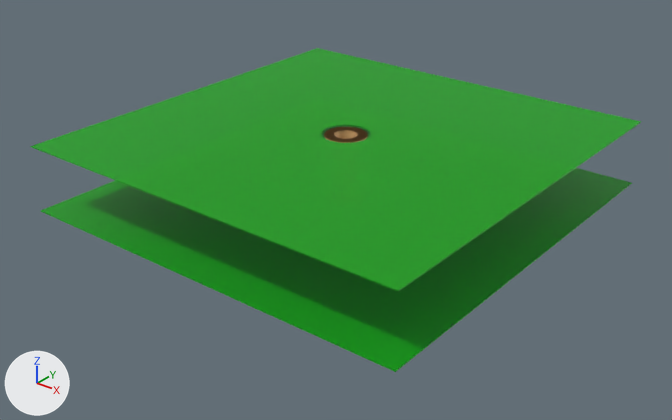
One commit to the glTF model tests/via/build/PTH_Test_Board/board.glb: the scene before it, then after it.
Rendered twice from a camera (50 mm lens) standing at (0.01737, -0.02083, 0.00936) and looking at (0.0051, -0.0055, -0.00015). Arrows for +X, +Y and +Z are at lower left; the lights stay in place. The picture after the commit comes second.

The older version as bpy lines, for what is in view:
```python
me_bare_via_tube_2 = bpy.data.meshes.new('Bare_Via_Tube_2')
me_bare_via_tube_2.from_pydata(...)  # 384 vertices, 512 faces; spans x 0.0045..0.0055, y -0.0055..-0.0045, z 0.0..0.00157
me_bare_via_tube_2.materials.append(mat_viacopper)  # beige #ddb37c
me_substrate_layer_0_z0 = bpy.data.meshes.new('Substrate_Layer_0_Z0')
me_substrate_layer_0_z0.from_pydata(...)  # 160 vertices, 352 faces; spans x 0.0..0.01, y -0.01..0.0, z 0.00157..0.00159
me_substrate_layer_0_z0.materials.append(mat_soldermask)  # green #00a800
me_substrate_layer_1_z0 = bpy.data.meshes.new('Substrate_Layer_1_Z0')
me_substrate_layer_1_z0.from_pydata(...)  # 160 vertices, 352 faces; spans x 0.0..0.01, y -0.01..0.0, z -0.00002..0.0
me_substrate_layer_1_z0.materials.append(mat_soldermask)  # green #00a800
ob_bare_via_tube_2 = bpy.data.objects.new('Bare_Via_Tube_2', me_bare_via_tube_2)
ob_bare_via_tube_2.location = (0.0, 0.0, 0.0)
ob_substrate_layer_0_z0 = bpy.data.objects.new('Substrate_Layer_0_Z0', me_substrate_layer_0_z0)
ob_substrate_layer_0_z0.location = (0.0, 0.0, 0.0)
ob_substrate_layer_1_z0 = bpy.data.objects.new('Substrate_Layer_1_Z0', me_substrate_layer_1_z0)
ob_substrate_layer_1_z0.location = (0.0, 0.0, 0.0)
```
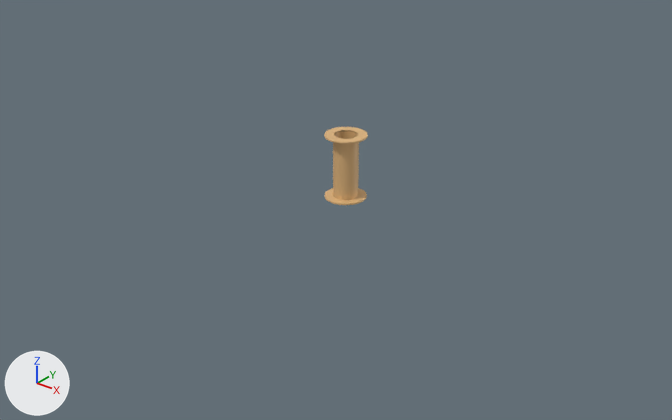
Where the change shows, as pixel boxes [x1, y1, x2, y2] in the pictures (672 x 420 px):
'Substrate_Layer_0_Z0', deleted: before [31, 48, 641, 291]
'Substrate_Layer_1_Z0', deleted: before [41, 126, 632, 372]
'Bare_Via_Tube_0', added (beige): after [333, 130, 359, 200]
'Bare_Via_Tube_2', deleted: before [324, 127, 368, 142]

The change in detail:
Mesh me_bare_via_tube_0 is new.
It has 256 vertices, 256 faces and spans x 0.0047..0.0053, y -0.0053..-0.0047, z 0.0..0.00157.
It uses material mat_viacopper (beige #ddb37c).
Object 'Substrate_Layer_0_Z0' (ob_substrate_layer_0_z0) is deleted.
Object 'Substrate_Layer_1_Z0' (ob_substrate_layer_1_z0) is deleted.
Object 'Bare_Via_Tube_2' (ob_bare_via_tube_2) is deleted.
Object 'Bare_Via_Tube_0' (ob_bare_via_tube_0) is new; it shows me_bare_via_tube_0.
Its location is (0.0, 0.0, 0.0).
